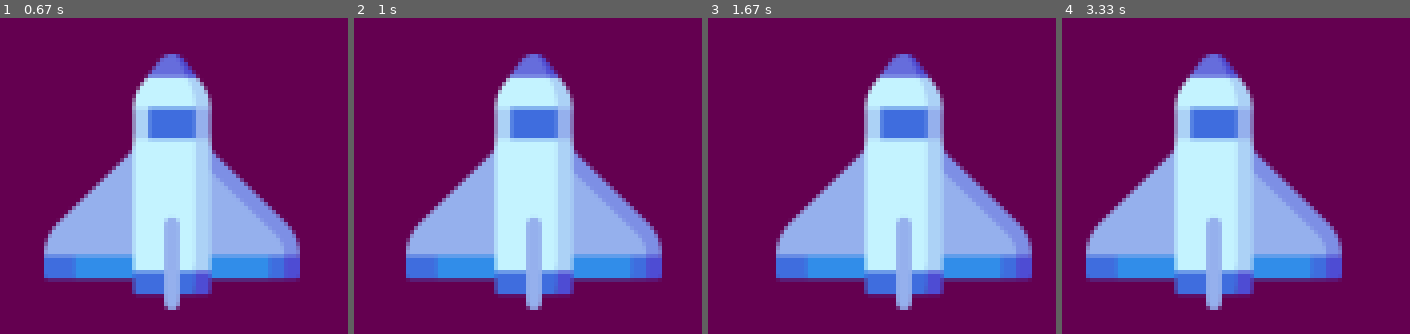
Above: before the commit, frames 1-4 (left to right).
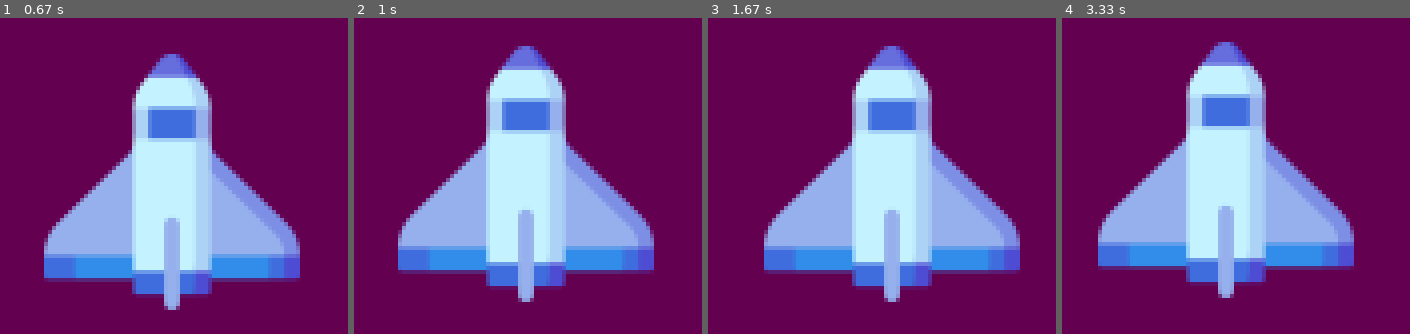
Above: after the commit, the same moments.

Repository: dropdeaddavi/space-invader-pygame
Game: pygame game, started from main.py
Same seed, same stepped clock (60 frames per second), same inputs: the game is played once before the commit and once after it.
Inputs:
- Up to frame 1 (0.67 s): hold Right from 0.33 s (still down)
- Up to frame 2 (1 s): release Right at 0.8 s; hold Up from 0.83 s (still down)
- Up to frame 3 (1.67 s): release Up at 1.13 s; hold Right 1.17-1.63 s
- Up to frame 4 (3.33 s): hold Left 1.67-2.2 s; hold Down 2.23-2.53 s; hold Left 2.57-2.97 s; hold Up from 3 s (still down)

Frame 1 is identical in both runs. In frame 2, 15% of the frame differs, in the area x 12-89%, y 8-93%; in frame 3, 19%; in frame 4, 22%, in the area x 6-84%, y 7-93%.

Commit message:
Added up, down, left, & right movement.

Diff:
--- a/main.py
+++ b/main.py
@@ -18,6 +18,7 @@
 PlayerX = 370
 PlayerY = 320
 Xchange = 0
+Ychange = 0
 
 def Player(x, y):
 
@@ -40,7 +41,18 @@
                 Xchange = -.1
             if event.key == pygame.K_RIGHT:
                 Xchange = .1
+            if event.key == pygame.K_UP:
+                Ychange = -.1
+            if event.key == pygame.K_DOWN:
+                Ychange = .1
+
+        if event.type == pygame.KEYUP:
+            if event.key == pygame.K_LEFT or event.key == pygame.K_RIGHT:
+                Xchange = 0
+            if event.key == pygame.K_UP or event.key == pygame.K_DOWN:
+                Ychange = 0
 
     PlayerX += Xchange
+    PlayerY += Ychange
     Player(PlayerX, PlayerY)
     pygame.display.update()
